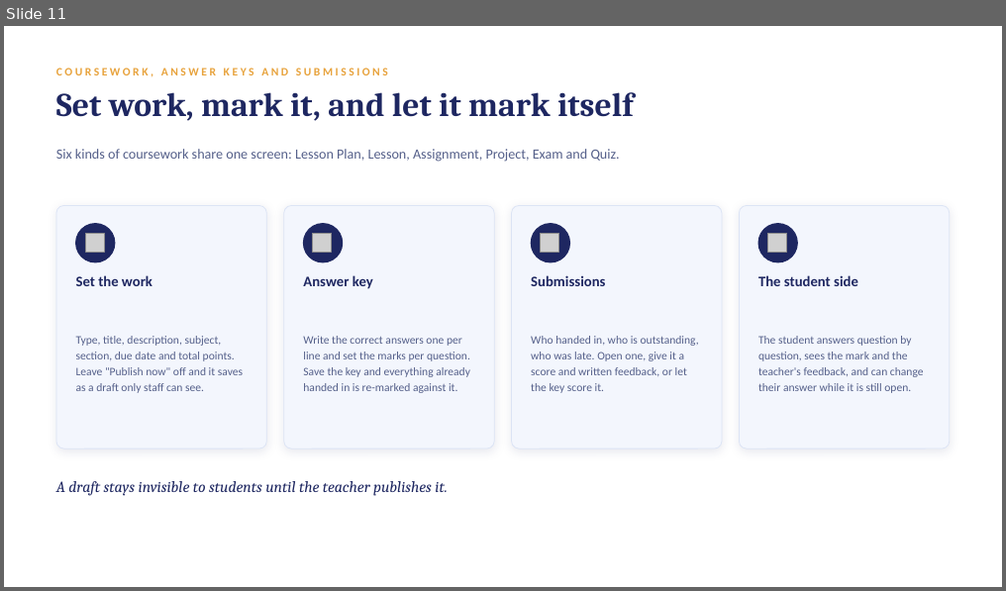
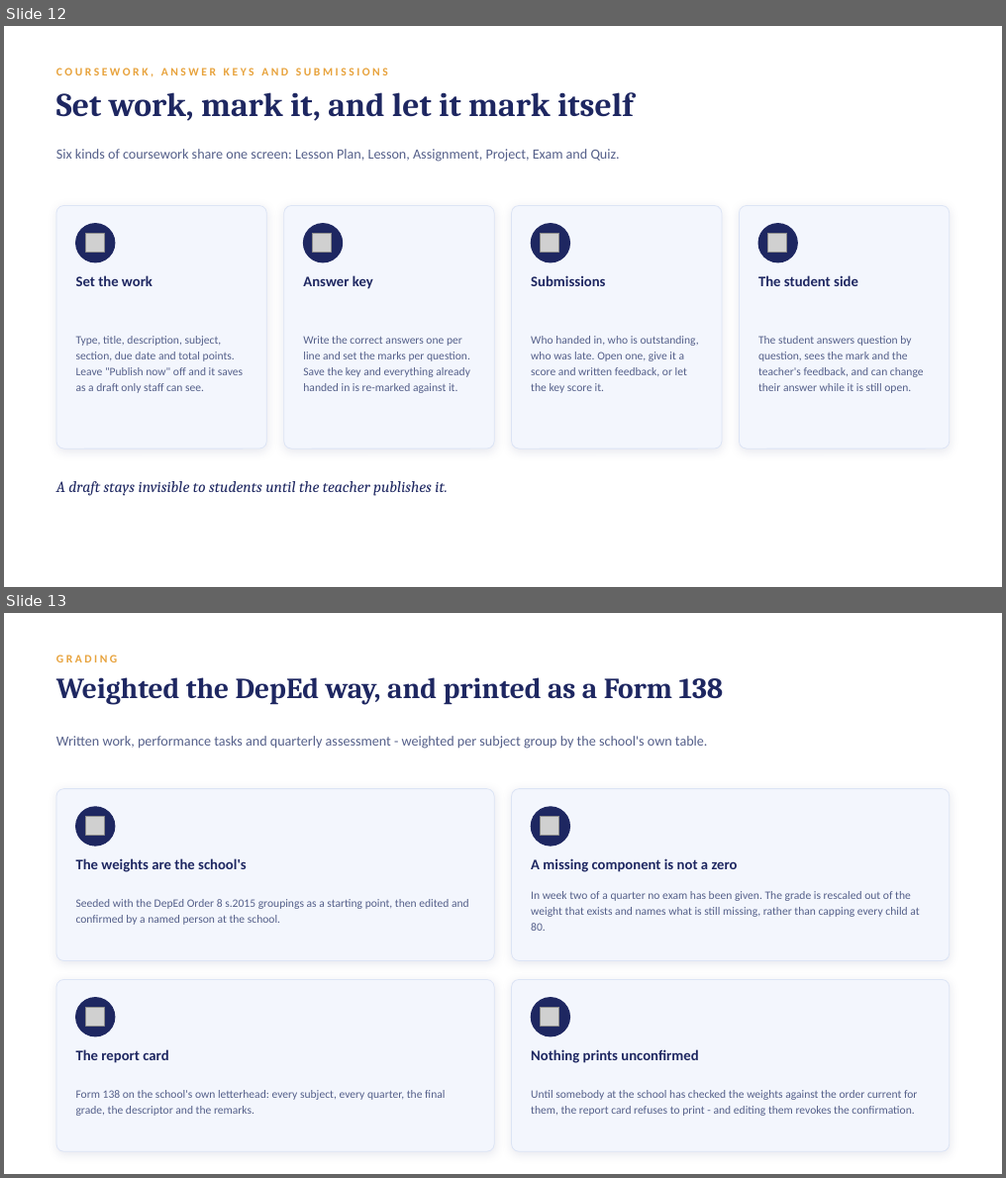
Before and after one commit to jcem0615-rgb/School-saas, a slide deck: marketing/LogicClass-Demo.pptx. Shown one above the other, each under a label of ours: slide 11 before the commit, slides 12 and 13 after it. The pictures are 1006x591 and 1006x1178 pixels, drawn with LibreOffice and Linux fonts; fonts in the diff are those of the drawing; grey boxes stand for pictures. Boxes give left, top, right and bottom in pixels: in the first picture for what was removed or moved away, otherwise in the second. Text is boxed around its words. In the diff, an @@ line names an element or a change of style, - is before the commit and + after.

```diff
--- a/marketing/LogicClass-Demo.pptx
+++ b/marketing/LogicClass-Demo.pptx
@@ slide 13 added at box(4, 613, 1002, 1174), background #FFFFFF @@
@@ text added at box(56, 655, 117, 663), 11 pt, text #E8A33D, bold @@
+GRADING
@@ text added at box(56, 677, 724, 705), 28 pt, text #1E2761, bold @@
+Weighted the DepEd way, and printed as a Form 138
@@ text added at box(56, 736, 708, 749), 13.5 pt, text #55608A @@
+Written work, performance tasks and quarterly assessment - weighted per subject group by the school's own table.
@@ rounded rectangle added at box(56, 789, 494, 961), fill #F3F6FD, outline #DCE4F5 0.75 pt @@
@@ rounded rectangle added at box(512, 789, 949, 961), fill #F3F6FD, outline #DCE4F5 0.75 pt @@
@@ ellipse added at box(76, 807, 115, 846), fill #1E2761, outline #1E2761 1 pt @@
@@ picture added at box(85, 816, 104, 835) @@
@@ ellipse added at box(531, 807, 570, 846), fill #1E2761, outline #1E2761 1 pt @@
@@ picture added at box(541, 816, 559, 835) @@
@@ text added at box(76, 859, 247, 872), 14 pt, text #1E2761, bold @@
+The weights are the school's
@@ text added at box(531, 859, 738, 872), 14 pt, text #1E2761, bold @@
+A missing component is not a zero
@@ text added at box(76, 899, 469, 925), 11 pt, text #55608A @@
+Seeded with the DepEd Order 8 s.2015 groupings as a starting point, then edited and confirmed by a named person at the school.
@@ text added at box(531, 891, 919, 931), 11 pt, text #55608A @@
+In week two of a quarter no exam has been given. The grade is rescaled out of the weight that exists and names what is still missing, rather than capping every child at 80.
@@ rounded rectangle added at box(56, 980, 494, 1152), fill #F3F6FD, outline #DCE4F5 0.75 pt @@
@@ ellipse added at box(76, 998, 115, 1037), fill #1E2761, outline #1E2761 1 pt @@
@@ rounded rectangle added at box(512, 980, 949, 1152), fill #F3F6FD, outline #DCE4F5 0.75 pt @@
@@ ellipse added at box(531, 998, 570, 1037), fill #1E2761, outline #1E2761 1 pt @@
@@ picture added at box(85, 1007, 104, 1026) @@
@@ picture added at box(541, 1007, 559, 1026) @@
@@ text added at box(76, 1050, 168, 1063), 14 pt, text #1E2761, bold @@
+The report card
@@ text added at box(531, 1050, 698, 1063), 14 pt, text #1E2761, bold @@
+Nothing prints unconfirmed
@@ text added at box(76, 1090, 445, 1116), 11 pt, text #55608A @@
+Form 138 on the school's own letterhead: every subject, every quarter, the final grade, the descriptor and the remarks.
@@ text added at box(531, 1090, 917, 1116), 11 pt, text #55608A @@
+Until somebody at the school has checked the weights against the order current for them, the report card refuses to print - and editing them revokes the confirmation.
@@ what was slide 11 is now slide 12 @@
```
Also in this commit, not shown: 2 slides changed, 6 other slides added, 7 other files.
